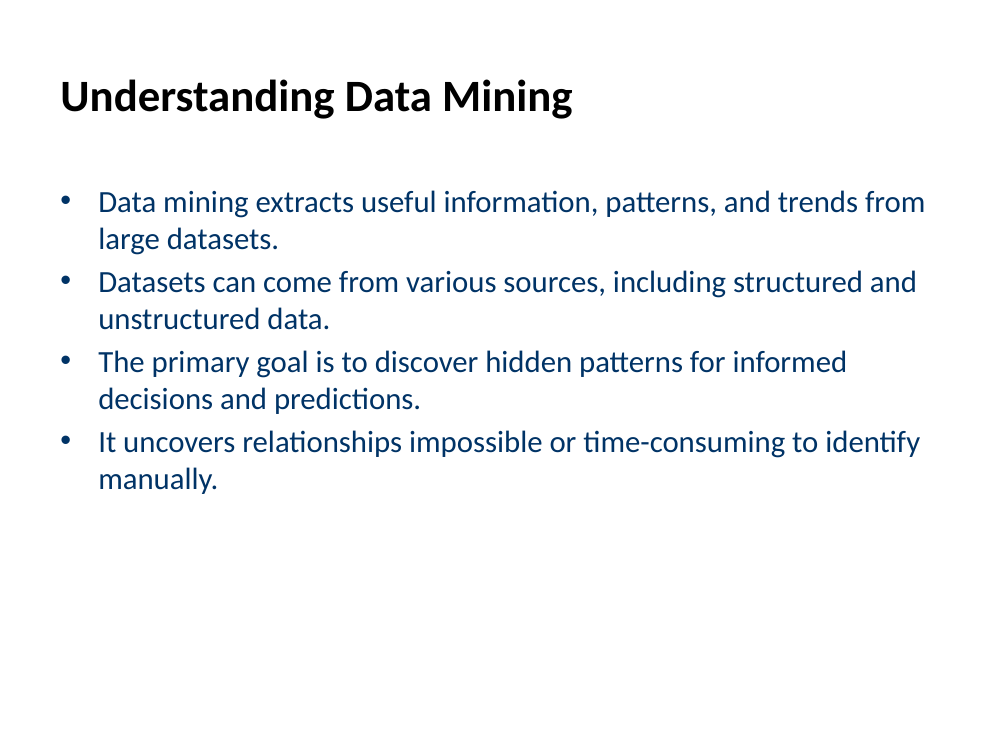
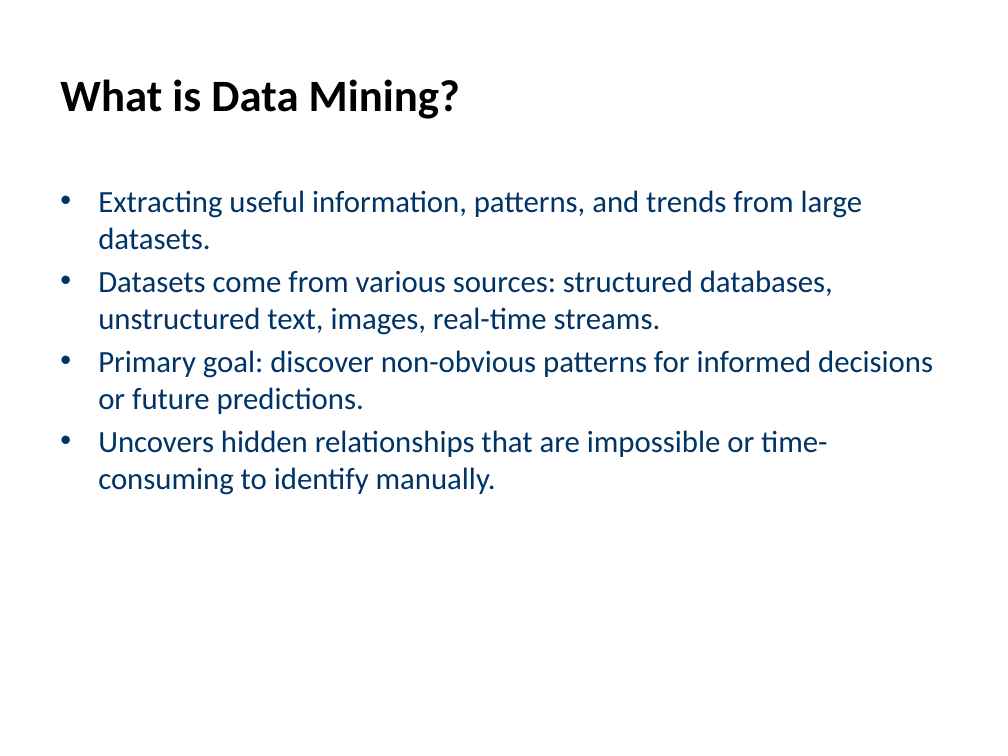
Before and after one commit to Tharushi1228/IT3041-IRWA, a slide deck: slide 2 of outputs/slides/monil_Data-mining.pptx. Drawn at 1008x756 pixels with LibreOffice and Linux fonts; fonts in the diff are those of the drawing. Boxes give left, top, right and bottom in pixels: in the first picture for what was removed or moved away, otherwise in the second. Text is boxed around its words. In the diff, an @@ line names an element or a change of style, - is before the commit and + after.

```diff
--- a/outputs/slides/monil_Data-mining.pptx
+++ b/outputs/slides/monil_Data-mining.pptx
@@ title at [60,79,460,119]: text changed @@
-Understanding Data Mining
+What is Data Mining?
@@ text at [98,190,933,495]: text changed @@
-• Data mining extracts useful information, patterns, and trends from large datasets.
-• Datasets can come from various sources, including structured and unstructured data.
-• The primary goal is to discover hidden patterns for informed decisions and predictions.
-• It uncovers relationships impossible or time-consuming to identify manually.
+• Extracting useful information, patterns, and trends from large datasets.
+• Datasets come from various sources: structured databases, unstructured text, images, real-time streams.
+• Primary goal: discover non-obvious patterns for informed decisions or future predictions.
+• Uncovers hidden relationships that are impossible or time-consuming to identify manually.
```
Also in this commit, not shown: 7 other slides changed, 1 slide removed, 2 other files.
